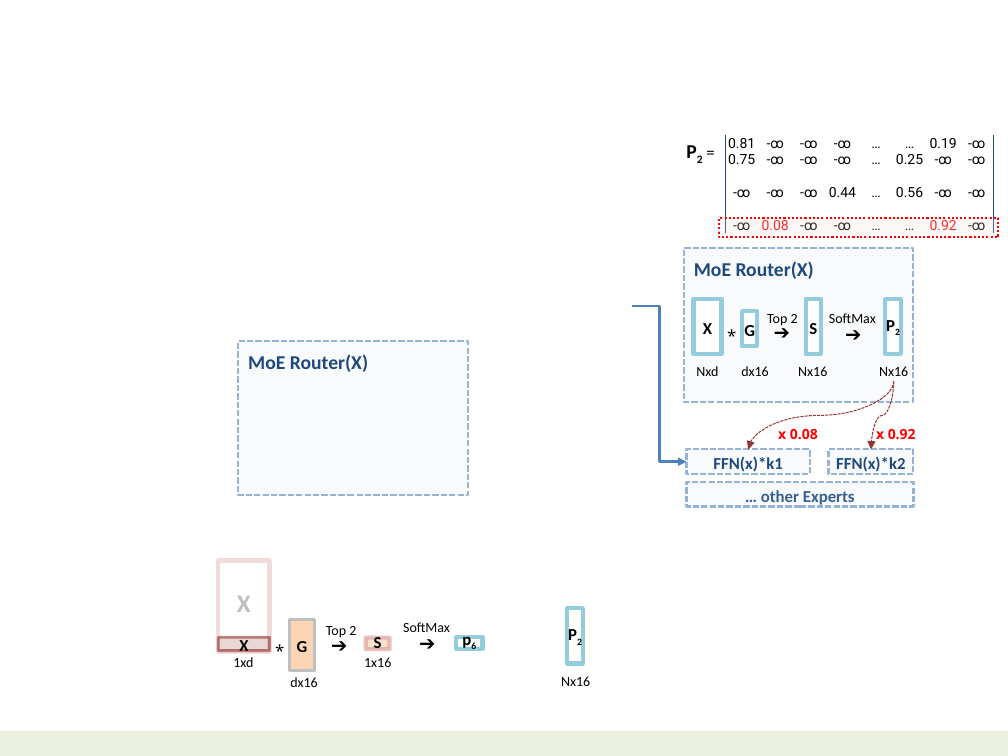
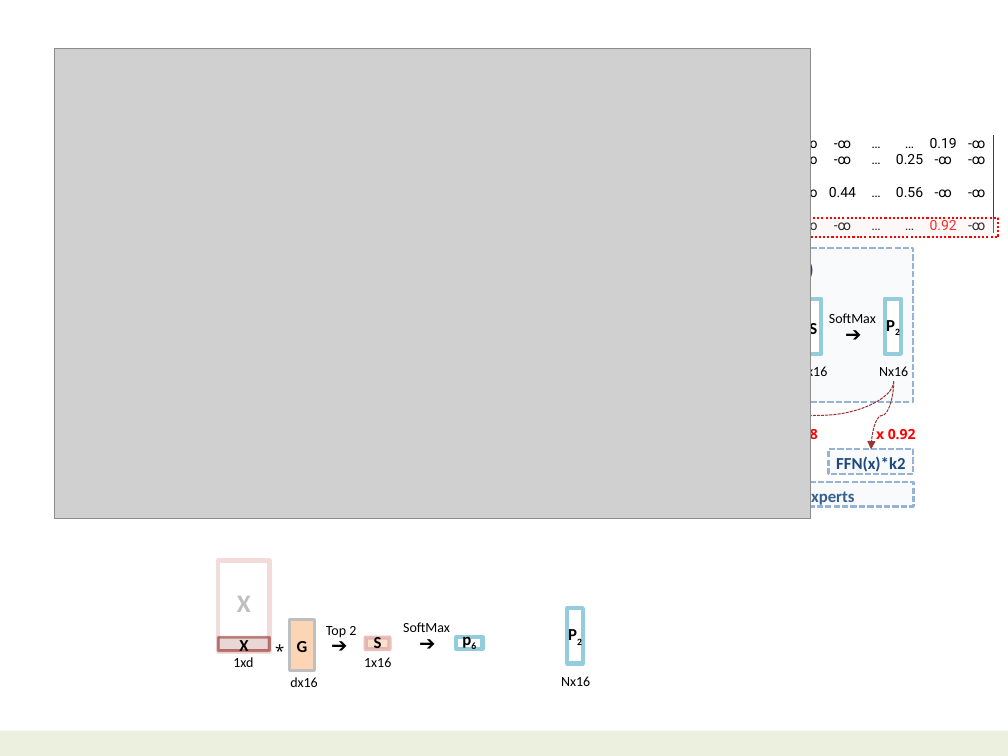
Before and after one commit to navibator/crazy-ai, a slide deck: slide 42 of ai.pptx. Drawn at 1008x756 pixels with LibreOffice and Linux fonts; fonts in the diff are those of the drawing; grey boxes stand for pictures. Boxes give left, top, right and bottom in pixels: in the first picture for what was removed or moved away, otherwise in the second. Text is boxed around its words. In the diff, an @@ line names an element or a change of style, - is before the commit and + after.

```diff
--- a/ai.pptx
+++ b/ai.pptx
@@ picture added at (54,48,810,518) @@
@@ text removed at (683,136,718,169) @@
-P2 =
@@ rectangle removed at (694,298,722,354) @@
-X
@@ elbow arrow removed from (632, 306) to (686, 462) @@
@@ text removed at (725,321,738,353) @@
-*
@@ rectangle removed at (742,311,757,347) @@
-G
@@ text removed at (762,314,802,349) @@
-➔
@@ text removed at (767,314,798,326) @@
-Top 2
@@ rectangle removed at (238,341,468,495) @@
-  MoE Router(X)
@@ text removed at (696,366,718,376) @@
-Nxd
@@ text removed at (741,366,769,376) @@
-dx16
@@ text in rectangle at (713,456,782,472): text removed @@
-  FFN(x)*k1
```
Also in this commit, not shown: 5 other slides changed.
